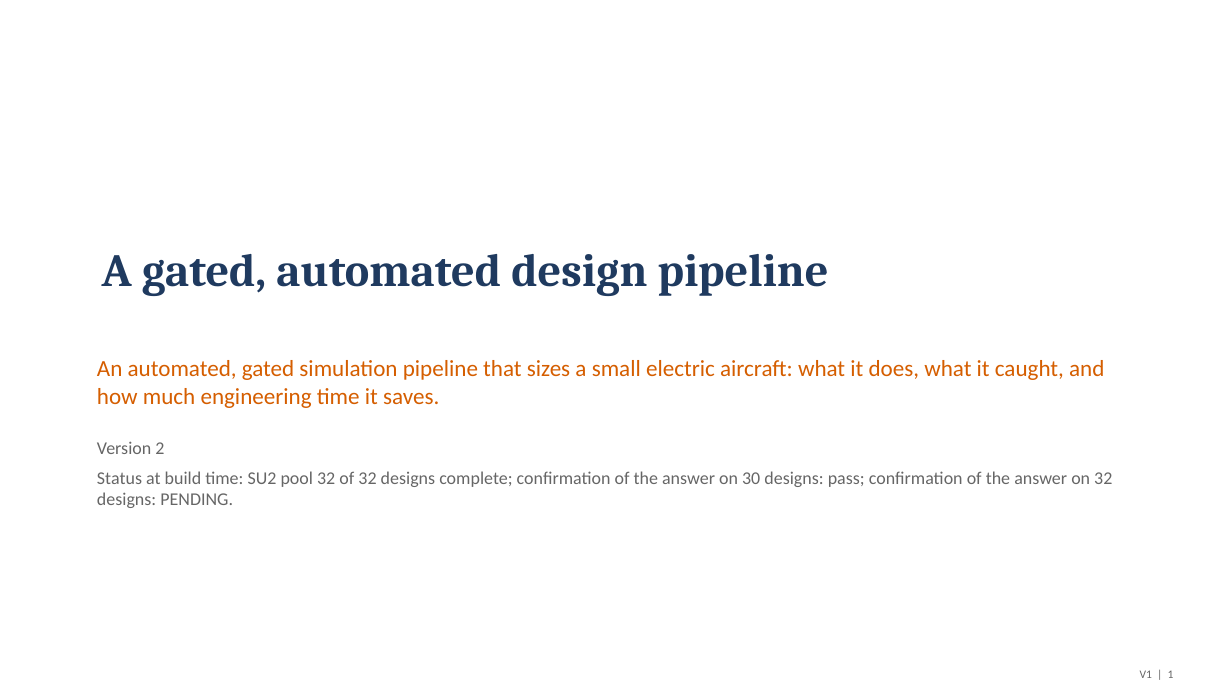
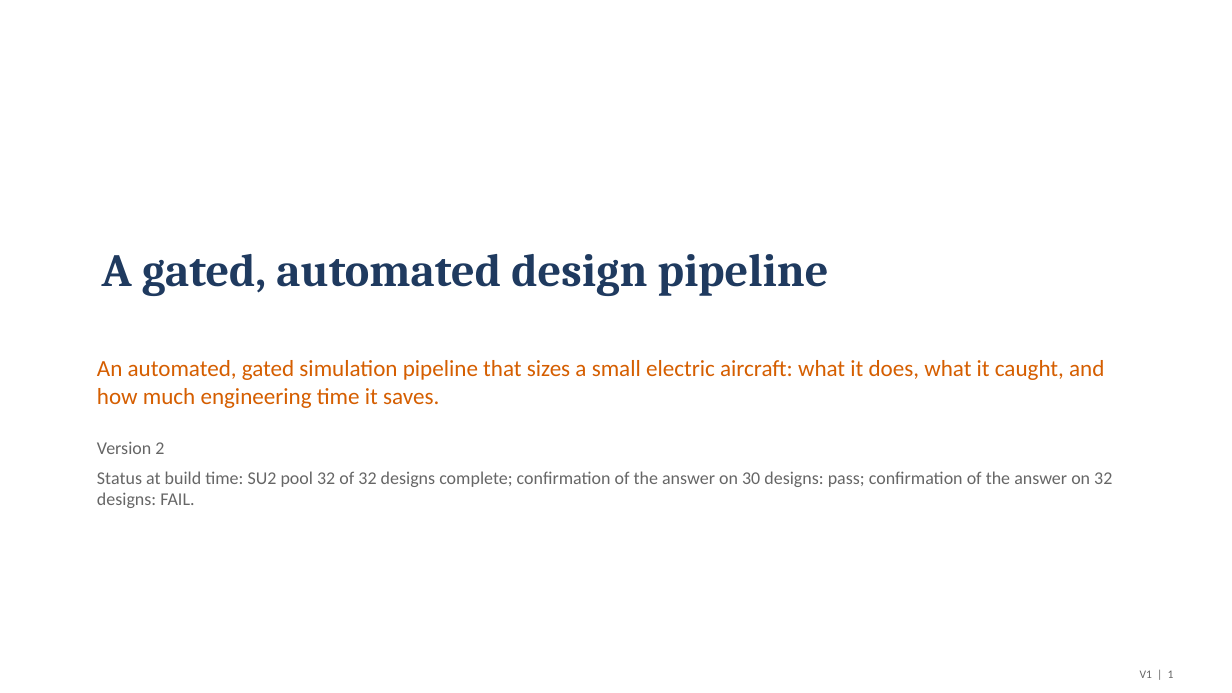
Before and after one commit to emarinhoss/ai-engineering, a slide deck: slide 1 of docs/talk/deck_drone_v2.pptx. Drawn at 1232x693 pixels with LibreOffice and Linux fonts; fonts in the diff are those of the drawing. Boxes give left, top, right and bottom in pixels: in the first picture for what was removed or moved away, otherwise in the second. Text is boxed around its words. In the diff, an @@ line names an element or a change of style, - is before the commit and + after.

```diff
--- a/docs/talk/deck_drone_v2.pptx
+++ b/docs/talk/deck_drone_v2.pptx
@@ text at bbox=[97, 471, 1112, 508]: text changed @@
-Status at build time: SU2 pool 32 of 32 designs complete; confirmation of the answer on 30 designs: pass; confirmation of the answer on 32 designs: PENDING.
+Status at build time: SU2 pool 32 of 32 designs complete; confirmation of the answer on 30 designs: pass; confirmation of the answer on 32 designs: FAIL.
```
Also in this commit, not shown: 6 other slides changed, 1 slide added, 1 slide removed, 50 other files.
